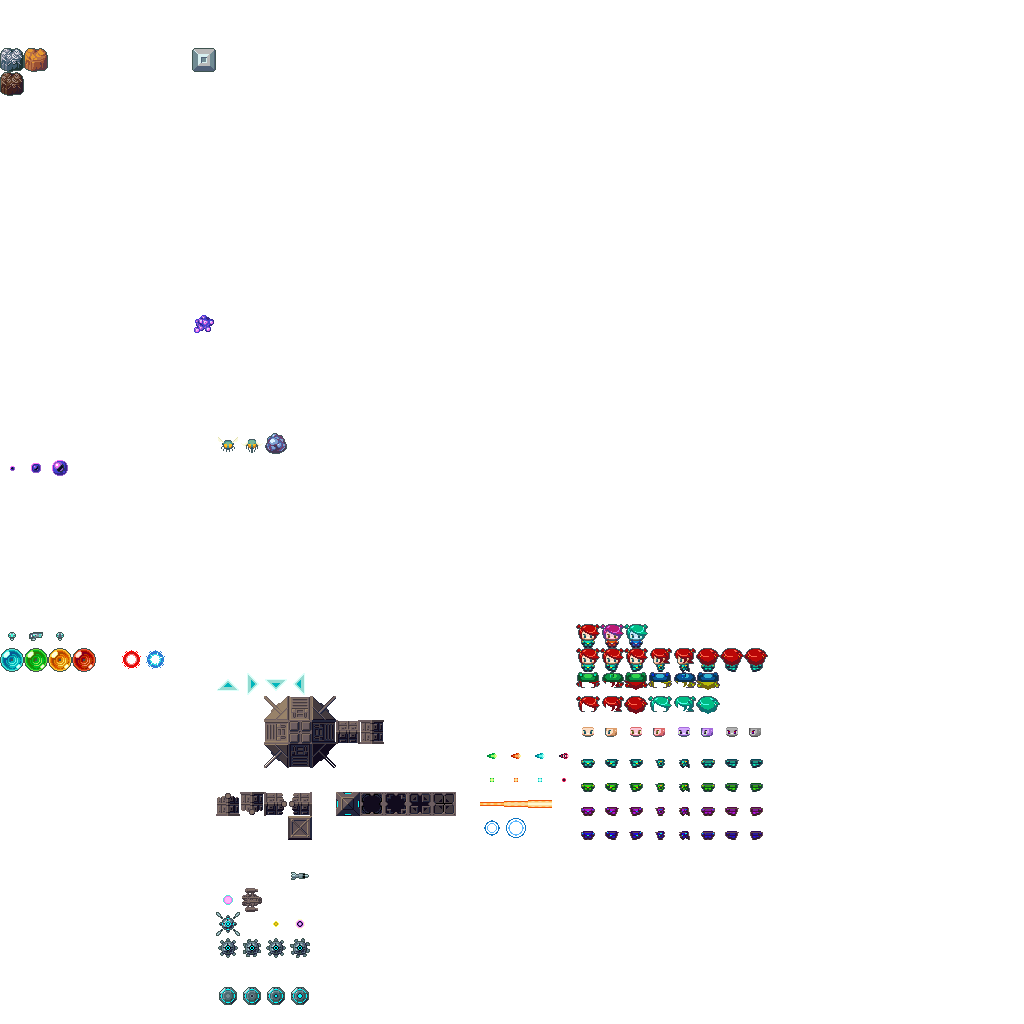
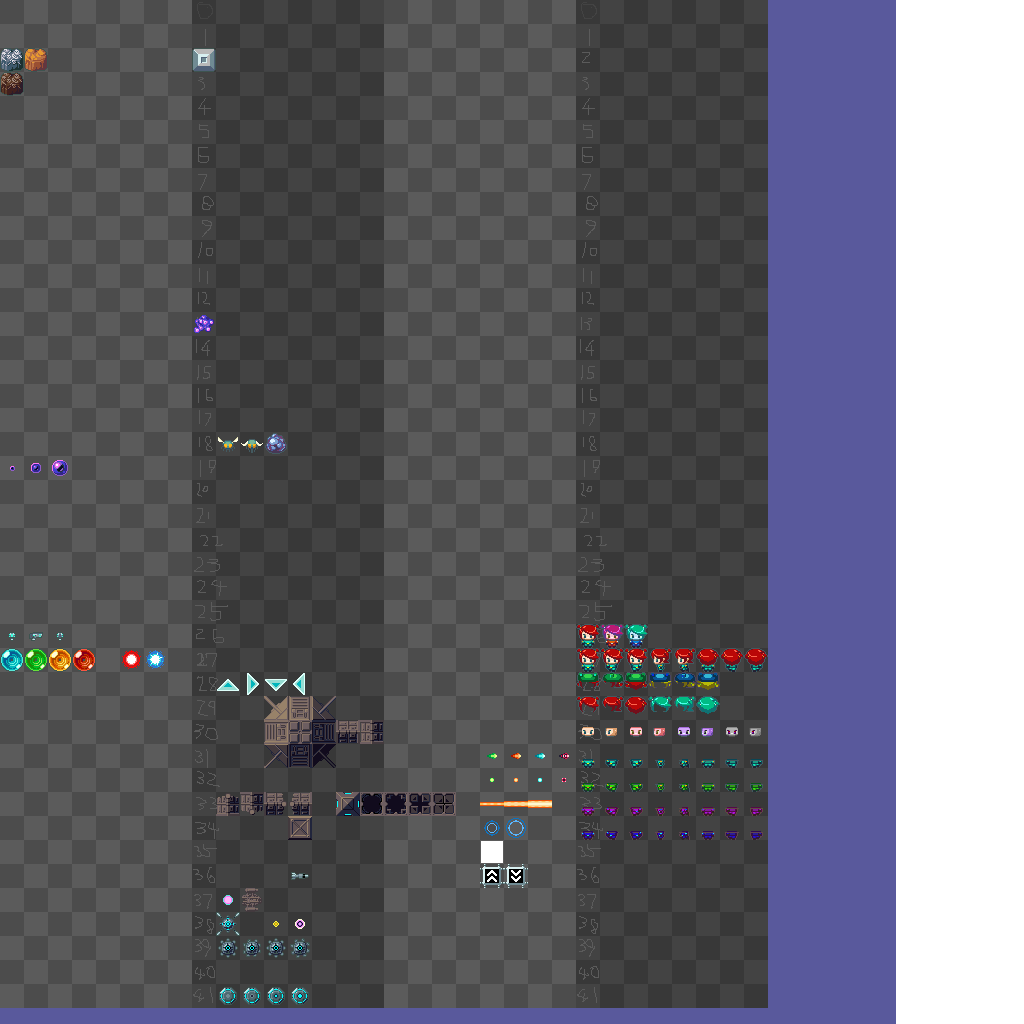
Comparing the layer stacks of the two w=1024, h=1024 images. Changes:
painted on "レイヤー 1" over [480, 864, 528, 888]
showed "レイヤー 2" over [0, 0, 896, 1024]
